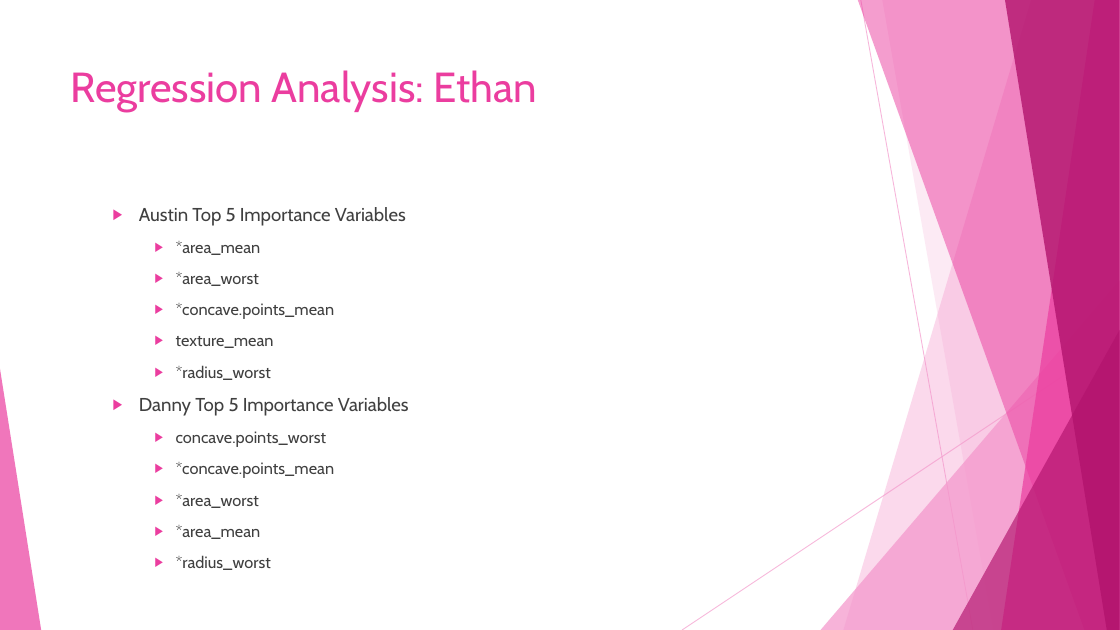
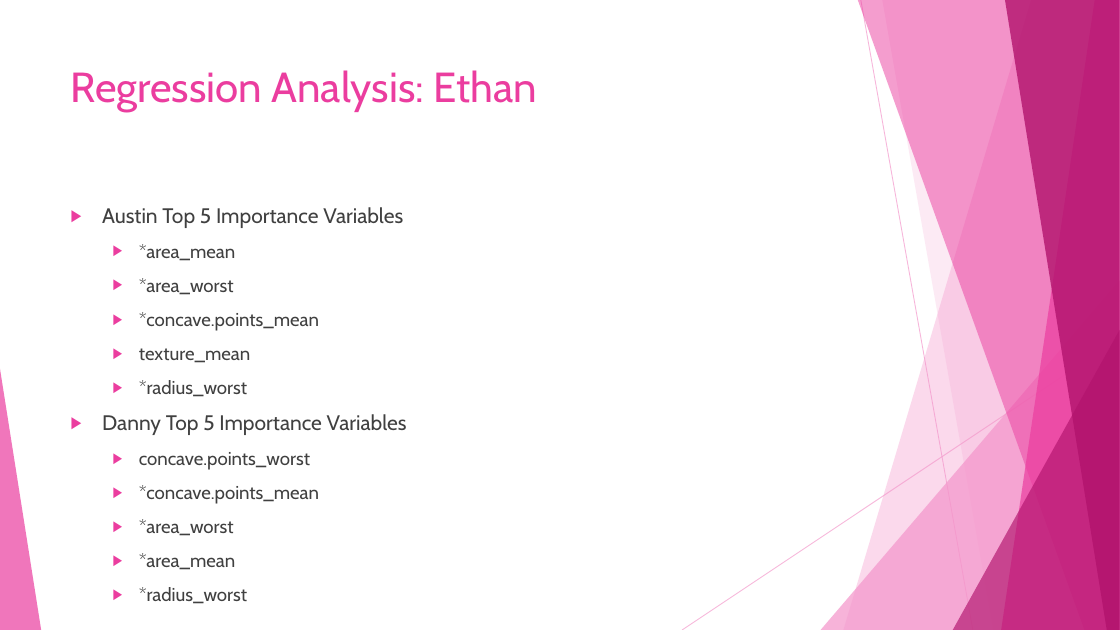
Before and after one commit to dlaposata/Breast_Cancer_Analysis, a slide deck: slide 32 of powerpoint.pptx. Drawn at 1120x630 pixels with LibreOffice and Linux fonts; fonts in the diff are those of the drawing. Boxes give left, top, right and bottom in pixels: in the first picture for what was removed or moved away, otherwise in the second. Text is boxed around its words. In the diff, an @@ line names an element or a change of style, - is before the commit and + after.

```diff
--- a/powerpoint.pptx
+++ b/powerpoint.pptx
@@ text "Austin Top 5 Importance Variables" at [102,207,407,604]: size 16 to 18 pt in "Austin Top 5 Importance Variables", "Danny Top 5 Importance Variables"; size 14 to 16 pt in "*area_mean", "*area_worst", "*concave.points_mean", "texture_mean" and 6 more places; list level 2 to 1 in "Austin Top 5 Importance Variables"; list level 3 to 2 in "*area_mean"; list level 3 to 2 in "*area_worst"; list level 3 to 2 in "*concave.points_mean"; list level 3 to 2 in "texture_mean"; list level 3 to 2 in "*radius_worst"; list level 2 to 1 in "Danny Top 5 Importance Variables"; list level 3 to 2 in "concave.points_worst" @@
```
Also in this commit, not shown: 14 other slides changed, 1 other file.
